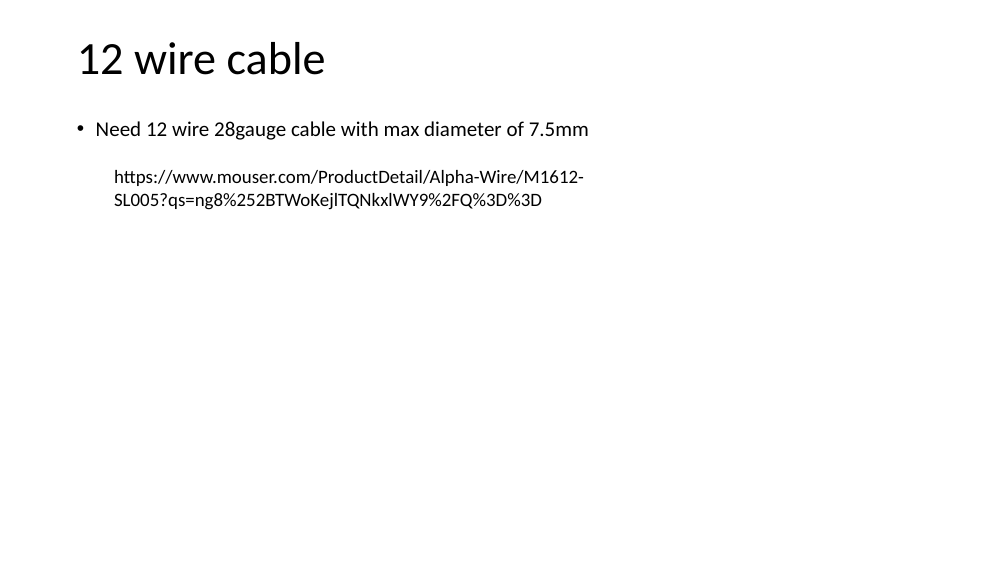
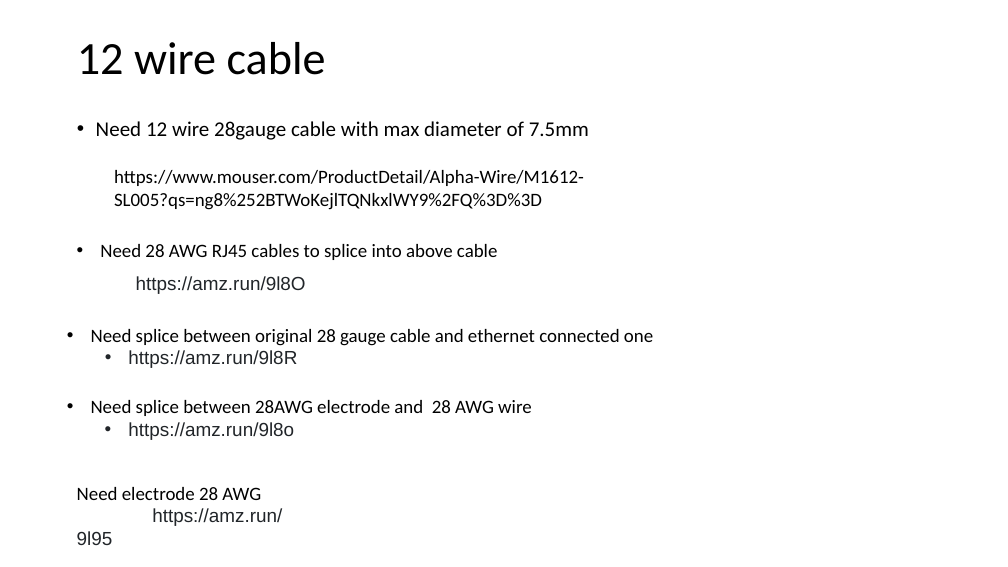
Before and after one commit to mdanderson03/Flexi-TEER, a slide deck: slide 3 of Documentation/Wiring.pptx. Drawn at 1008x567 pixels with LibreOffice and Linux fonts; fonts in the diff are those of the drawing. Boxes give left, top, right and bottom in pixels: in the first picture for what was removed or moved away, otherwise in the second. Text is boxed around its words. In the diff, an @@ line names an element or a change of style, - is before the commit and + after.

```diff
--- a/Documentation/Wiring.pptx
+++ b/Documentation/Wiring.pptx
@@ text added at [100, 244, 498, 260], 18 pt, text #000000 @@
+• Need 28 AWG RJ45 cables to splice into above cable
@@ text added at [136, 276, 306, 294], 18 pt, text #212529 @@
+https://amz.run/9l8O
@@ text added at [91, 329, 653, 368], 18 pt, text #000000 @@
+• Need splice between original 28 gauge cable and ethernet connected one
+  • https://amz.run/9l8R
@@ text added at [91, 400, 532, 440], 18 pt, text #000000 @@
+• Need splice between 28AWG electrode and 28 AWG wire
+  • https://amz.run/9l8o
@@ text added at [77, 487, 282, 545], 18 pt, text #212529 @@
+Need electrode 28 AWG
+https://amz.run/9l95
```
Also in this commit, not shown: 1 slide added, 6 other files.
